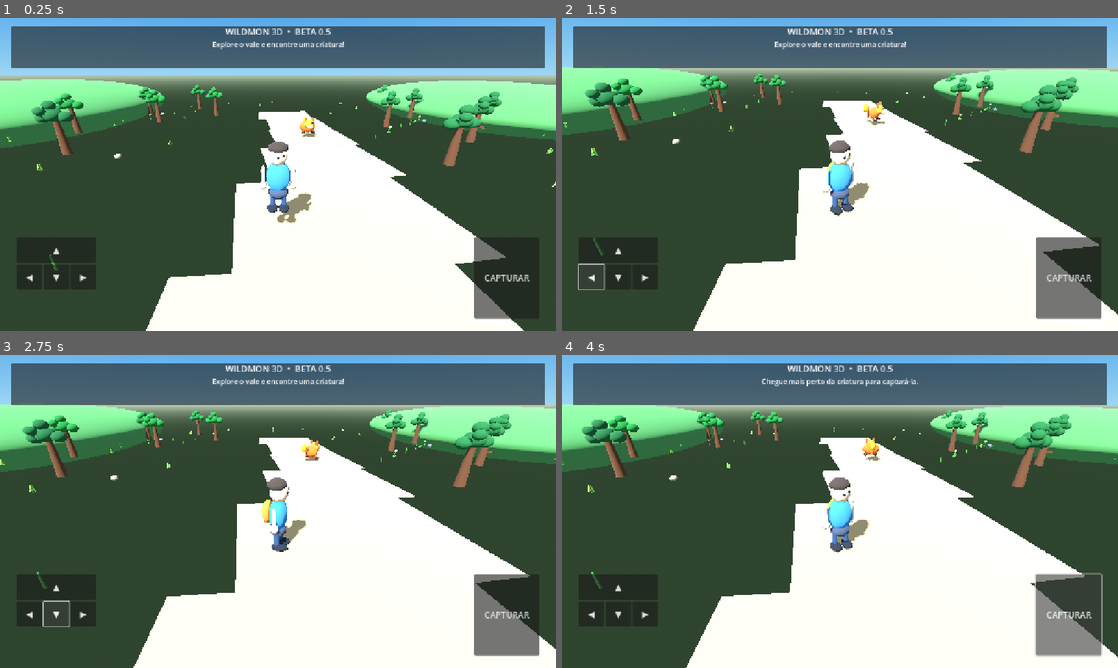
Above: before the commit, frames 1-4 (two rows, left to right).
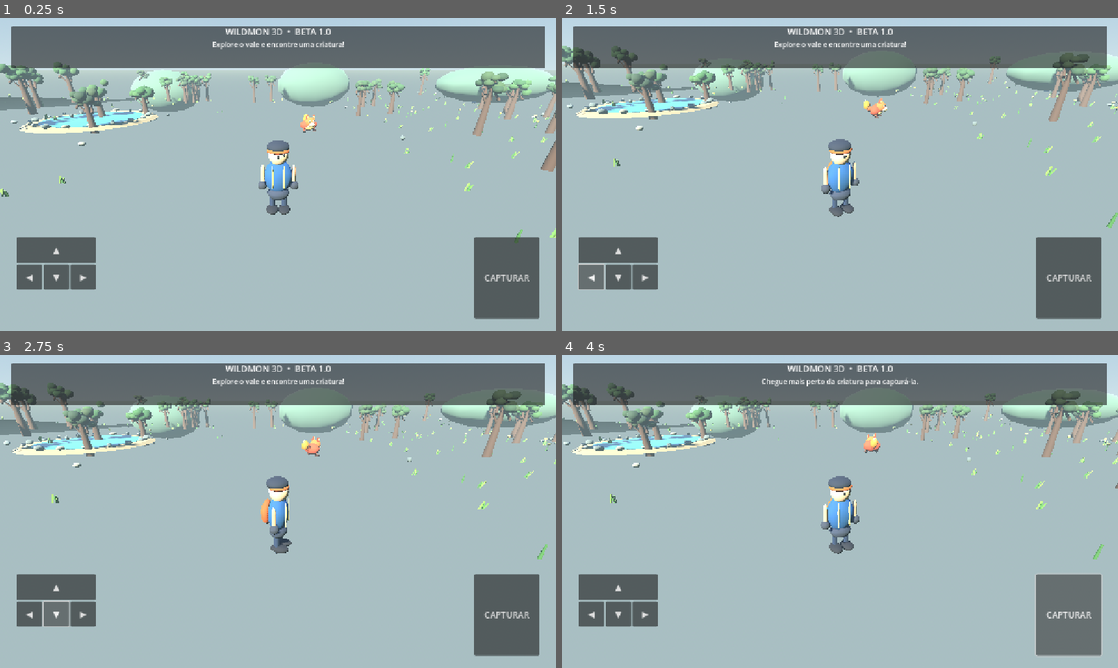
Above: after the commit, the same moments.

Repository: ealvim07-gif/wildmon-3d
Game: Godot game, scene res://scenes/main.tscn
Two runs of this game, one before a commit and one after it. Both use one fixed random seed, a clock stepped at 60 frames per second and the inputs below.
Inputs:
- Up to frame 1 (0.25 s): no input
- Up to frame 2 (1.5 s): click "▲" at 0.5 s; click "◀" at 1.25 s
- Up to frame 3 (2.75 s): click "▼" at 2 s
- Up to frame 4 (4 s): click "▶" at 2.75 s; click "CAPTURAR" at 3.5 s

The runs differ from the first frame. In frame 1, 98% of the frame differs, in the area x 0-100%, y 0-100%; in frame 2, 97%; in frame 3, 97%; in frame 4, 97%.

Commit message:
Create Wildmon 3D Beta 1.0 world and character overhaul

Diff:
--- a/scripts/game.gd
+++ b/scripts/game.gd
@@ -89,104 +89,157 @@
 	var world_env := WorldEnvironment.new()
 	var env := Environment.new()
 	env.background_mode = Environment.BG_SKY
-	env.background_energy_multiplier = 1.0
 	var sky := Sky.new()
 	var sky_mat := ProceduralSkyMaterial.new()
-	sky_mat.sky_top_color = Color(0.12, 0.38, 0.78)
-	sky_mat.sky_horizon_color = Color(0.48, 0.72, 0.91)
-	sky_mat.ground_bottom_color = Color(0.16, 0.22, 0.16)
-	sky_mat.ground_horizon_color = Color(0.62, 0.70, 0.59)
-	sky_mat.sun_angle_max = 18.0
-	sky_mat.sun_curve = 0.12
+	sky_mat.sky_top_color = Color(0.10, 0.30, 0.62)
+	sky_mat.sky_horizon_color = Color(0.68, 0.79, 0.84)
+	sky_mat.ground_bottom_color = Color(0.17, 0.23, 0.17)
+	sky_mat.ground_horizon_color = Color(0.54, 0.62, 0.48)
+	sky_mat.sun_angle_max = 24.0
+	sky_mat.sun_curve = 0.18
 	sky.sky_material = sky_mat
 	env.sky = sky
-	env.ambient_light_sky_contribution = 0.0
 	env.ambient_light_source = Environment.AMBIENT_SOURCE_SKY
-	env.ambient_light_color = Color(0.72, 0.82, 0.91)
-	env.ambient_light_energy = 0.85
+	env.ambient_light_color = Color(0.78, 0.84, 0.91)
+	env.ambient_light_energy = 0.72
 	env.tonemap_mode = Environment.TONE_MAPPER_FILMIC
+	env.tonemap_exposure = 1.08
+	env.fog_enabled = true
+	env.fog_light_color = Color(0.65, 0.75, 0.78)
+	env.fog_density = 0.006
+	env.fog_sky_affect = 0.55
 	world_env.environment = env
 	add_child(world_env)
 
 	var sun := DirectionalLight3D.new()
-	sun.rotation_degrees = Vector3(-48, -28, 0)
-	sun.light_energy = 1.35
+	sun.rotation_degrees = Vector3(-42, -32, 0)
+	sun.light_energy = 1.45
+	sun.light_color = Color(1.0, 0.91, 0.78)
 	sun.shadow_enabled = true
-	sun.directional_shadow_max_distance = 55.0
+	sun.directional_shadow_max_distance = 65.0
+	sun.directional_shadow_mode = DirectionalLight3D.SHADOW_PARALLEL_4_SPLITS
 	add_child(sun)
 
 	_build_terrain()
 	var ground_body := StaticBody3D.new()
-	ground_body.position.y = -0.32
+	ground_body.position.y = -0.42
 	add_child(ground_body)
 	var ground_shape := CollisionShape3D.new()
 	var ground_box := BoxShape3D.new()
-	ground_box.size = Vector3(76, 0.5, 76)
+	ground_box.size = Vector3(78, 0.6, 78)
 	ground_shape.shape = ground_box
 	ground_body.add_child(ground_shape)
 
-	# A winding sandy trail, made from several low, overlapping sections.
-	for i in range(7):
-		var trail := MeshInstance3D.new()
-		var trail_mesh := BoxMesh.new()
-		trail_mesh.size = Vector3(7.0 + sin(float(i)) * 1.0, 0.035, 6.2)
-		trail.mesh = trail_mesh
-		trail.position = Vector3(sin(float(i) * 0.48) * 2.8, -0.075, 15.0 - float(i) * 6.0)
-		trail.rotation.y = sin(float(i) * 0.48) * 0.18
-		trail.material_override = _mat(Color(0.66, 0.56, 0.39))
-		add_child(trail)
-
-	# Soft rolling hills frame the playable clearing.
-	for hill_data in [
-		[Vector3(-29, 1.1, -20), Vector3(12, 3.2, 18)],
-		[Vector3(29, 1.0, -26), Vector3(14, 3.0, 20)],
-		[Vector3(-28, 0.8, 24), Vector3(15, 2.7, 17)],
-		[Vector3(28, 0.9, 22), Vector3(16, 3.0, 18)]
-	]:
-		var hill := MeshInstance3D.new()
-		var hill_mesh := SphereMesh.new()
-		hill_mesh.radius = 1.0
-		hill_mesh.height = 2.0
-		hill.mesh = hill_mesh
-		hill.position = hill_data[0]
-		hill.scale = hill_data[1]
-		hill.material_override = _mat(Color(0.25, 0.43, 0.24))
-		add_child(hill)
-
-	for i in range(38):
-		var px := float((i * 17) % 62) - 31.0
-		var pz := float((i * 29) % 66) - 33.0
-		if abs(px) < 8.0 and pz < 10.0 and pz > -32.0:
+	_build_trail()
+	_build_distant_ridges()
+	_build_waterhole()
+
+	var rng := RandomNumberGenerator.new()
+	rng.seed = 81027
+	for i in range(68):
+		var px := rng.randf_range(-34.0, 34.0)
+		var pz := rng.randf_range(-35.0, 35.0)
+		if absf(px) < 9.0 and pz < 11.0 and pz > -31.0:
 			continue
-		_add_tree(Vector3(px, 0, pz))
-	for i in range(55):
-		var px := float((i * 13) % 64) - 32.0
-		var pz := float((i * 19) % 64) - 32.0
-		if abs(px) < 6.0 and pz < 10.0 and pz > -28.0:
+		_add_tree(Vector3(px, _terrain_height(px, pz), pz), i)
+	for i in range(130):
+		var px := rng.randf_range(-36.0, 36.0)
+		var pz := rng.randf_range(-36.0, 36.0)
+		if absf(px) < 7.0 and pz < 12.0 and pz > -31.0:
 			continue
-		_add_plant(Vector3(px, 0, pz), i)
-
-	# Extra rocks and grass tufts add detail without external assets.
-	for i in range(28):
-		var rx := float((i * 23) % 66) - 33.0
-		var rz := float((i * 31) % 68) - 34.0
-		if abs(rx) < 9.0 and rz < 12.0 and rz > -30.0:
+		_add_plant(Vector3(px, _terrain_height(px, pz), pz), i)
+	for i in range(54):
+		var px := rng.randf_range(-35.0, 35.0)
+		var pz := rng.randf_range(-35.0, 35.0)
+		if absf(px) < 9.0 and pz < 12.0 and pz > -30.0:
 			continue
-		_add_rock(Vector3(rx, 0, rz), i)
-
-	for i in range(85):
-		var gx := float((i * 11) % 70) - 35.0
-		var gz := float((i * 17) % 70) - 35.0
-		if abs(gx) < 7.0 and gz < 12.0 and gz > -30.0:
+		_add_rock(Vector3(px, _terrain_height(px, pz), pz), i)
+	for i in range(260):
+		var px := rng.randf_range(-37.0, 37.0)
+		var pz := rng.randf_range(-37.0, 37.0)
+		if absf(px) < 8.0 and pz < 12.0 and pz > -31.0:
 			continue
-		_add_grass_tuft(Vector3(gx, 0, gz), i)
-
-
-func _build_terrain() -> void:
-	# Malha de terreno com ondulações suaves e uma clareira central jogável.
+		_add_grass_tuft(Vector3(px, _terrain_height(px, pz), pz), i)
+
+func _build_trail() -> void:
+	var points := [
+		Vector3(0.0, 0.0, 18.0), Vector3(-1.2, 0.0, 12.0),
+		Vector3(1.0, 0.0, 6.0), Vector3(0.2, 0.0, 0.0),
+		Vector3(-2.0, 0.0, -7.0), Vector3(-0.8, 0.0, -14.0),
+		Vector3(2.0, 0.0, -22.0), Vector3(1.0, 0.0, -31.0)
+	]
 	var surface := SurfaceTool.new()
 	surface.begin(Mesh.PRIMITIVE_TRIANGLES)
-	var divisions := 64
+	for i in range(points.size() - 1):
+		var a: Vector3 = points[i]
+		var b: Vector3 = points[i + 1]
+		var side := Vector3(b.z - a.z, 0.0, a.x - b.x).normalized() * 2.5
+		var a_left := a - side
+		var a_right := a + side
+		var b_left := b - side
+		var b_right := b + side
+		a_left.y = _terrain_height(a_left.x, a_left.z) + 0.035
+		a_right.y = _terrain_height(a_right.x, a_right.z) + 0.035
+		b_left.y = _terrain_height(b_left.x, b_left.z) + 0.035
+		b_right.y = _terrain_height(b_right.x, b_right.z) + 0.035
+		surface.add_vertex(a_left)
+		surface.add_vertex(b_left)
+		surface.add_vertex(a_right)
+		surface.add_vertex(a_right)
+		surface.add_vertex(b_left)
+		surface.add_vertex(b_right)
+	surface.generate_normals()
+	var trail := MeshInstance3D.new()
+	trail.mesh = surface.commit()
+	trail.material_override = _mat(Color(0.48, 0.38, 0.25))
+	add_child(trail)
+
+func _build_distant_ridges() -> void:
+	for i in range(9):
+		var ridge := MeshInstance3D.new()
+		var mesh := SphereMesh.new()
+		mesh.radial_segments = 12
+		mesh.rings = 6
+		ridge.mesh = mesh
+		var angle := TAU * float(i) / 9.0
+		ridge.position = Vector3(cos(angle) * 39.0, 1.5 + float(i % 3) * 0.8, sin(angle) * 39.0)
+		ridge.scale = Vector3(12.0 + float(i % 3) * 2.0, 5.0 + float(i % 4), 8.0)
+		ridge.material_override = _mat(Color(0.24, 0.36, 0.29))
+		add_child(ridge)
+
+func _build_waterhole() -> void:
+	var shore := MeshInstance3D.new()
+	var shore_mesh := CylinderMesh.new()
+	shore_mesh.top_radius = 4.8
+	shore_mesh.bottom_radius = 5.2
+	shore_mesh.height = 0.18
+	shore.mesh = shore_mesh
+	shore.position = Vector3(-17.0, _terrain_height(-17.0, -12.0) + 0.05, -12.0)
+	shore.material_override = _mat(Color(0.52, 0.43, 0.29))
+	add_child(shore)
+	var water := MeshInstance3D.new()
+	var water_mesh := CylinderMesh.new()
+	water_mesh.top_radius = 4.0
+	water_mesh.bottom_radius = 4.0
+	water_mesh.height = 0.035
+	water.mesh = water_mesh
+	water.position = shore.position + Vector3(0.0, 0.10, 0.0)
+	var water_mat := StandardMaterial3D.new()
+	water_mat.albedo_color = Color(0.12, 0.39, 0.49, 0.88)
+	water_mat.roughness = 0.18
+	water_mat.metallic = 0.12
+	water_mat.transparency = BaseMaterial3D.TRANSPARENCY_ALPHA
+	water_mat.shading_mode = BaseMaterial3D.SHADING_MODE_PER_PIXEL
+	water.material_override = water_mat
+	add_child(water)
+	for i in range(18):
+		var angle := TAU * float(i) / 18.0
+		_add_rock(Vector3(-17.0 + cos(angle) * 4.45, shore.position.y + 0.08, -12.0 + sin(angle) * 4.45), i + 90)
+
+func _build_terrain() -> void:
+	var surface := SurfaceTool.new()
+	surface.begin(Mesh.PRIMITIVE_TRIANGLES)
+	var divisions := 112
 	var world_size := 76.0
 	for z in range(divisions):
 		for x in range(divisions):
@@ -207,15 +260,55 @@
 	surface.generate_normals()
 	var terrain := MeshInstance3D.new()
 	terrain.mesh = surface.commit()
-	terrain.material_override = _mat(Color(0.29, 0.46, 0.24))
+	terrain.material_override = _terrain_material()
 	add_child(terrain)
 
+func _terrain_material() -> ShaderMaterial:
+	var shader := Shader.new()
+	shader.code = """
+shader_type spatial;
+render_mode diffuse_burley, specular_schlick_ggx;
+varying vec3 world_position;
+float hash(vec2 p) {
+	return fract(sin(dot(p, vec2(127.1, 311.7))) * 43758.5453);
+}
+float noise(vec2 p) {
+	vec2 i = floor(p);
+	vec2 f = fract(p);
+	f = f * f * (3.0 - 2.0 * f);
+	return mix(mix(hash(i), hash(i + vec2(1.0, 0.0)), f.x),
+		mix(hash(i + vec2(0.0, 1.0)), hash(i + vec2(1.0, 1.0)), f.x), f.y);
+}
+void vertex() {
+	world_position = (MODEL_MATRIX * vec4(VERTEX, 1.0)).xyz;
+}
+void fragment() {
+	float broad = noise(world_position.xz * 0.16);
+	float fine = noise(world_position.xz * 1.9);
+	float detail = noise(world_position.xz * 7.0);
+	float slope = 1.0 - clamp(dot(normalize(NORMAL), vec3(0.0, 1.0, 0.0)), 0.0, 1.0);
+	vec3 grass_a = vec3(0.17, 0.30, 0.13);
+	vec3 grass_b = vec3(0.30, 0.42, 0.19);
+	vec3 dry = vec3(0.43, 0.37, 0.23);
+	vec3 stone = vec3(0.34, 0.34, 0.29);
+	vec3 ground = mix(grass_a, grass_b, broad * 0.72 + fine * 0.28);
+	ground = mix(ground, dry, smoothstep(0.56, 0.78, broad) * 0.38);
+	ground = mix(ground, stone, smoothstep(0.34, 0.72, slope) * 0.48);
+	ALBEDO = ground * (0.91 + detail * 0.16);
+	ROUGHNESS = 0.96;
+}
+"""
+	var material := ShaderMaterial.new()
+	material.shader = shader
+	return material
+
 func _terrain_height(x: float, z: float) -> float:
-	var edge_factor := clampf((maxf(absf(x), absf(z)) - 13.0) / 23.0, 0.0, 1.0)
-	var rolling := sin(x * 0.19 + z * 0.08) * 0.62 + cos(z * 0.17 - x * 0.06) * 0.48
-	var ridge_a := exp(-pow((x + 25.0) / 9.0, 2.0) - pow((z + 7.0) / 24.0, 2.0)) * 2.0
-	var ridge_b := exp(-pow((x - 27.0) / 10.0, 2.0) - pow((z - 8.0) / 22.0, 2.0)) * 1.7
-	return maxf(-0.08, (rolling + ridge_a + ridge_b) * edge_factor)
+	var edge_factor := clampf((maxf(absf(x), absf(z)) - 8.0) / 28.0, 0.0, 1.0)
+	var rolling := sin(x * 0.15 + z * 0.075) * 0.82 + cos(z * 0.13 - x * 0.055) * 0.62
+	var detail := sin(x * 0.39 + z * 0.21) * 0.12 + cos(z * 0.31 - x * 0.17) * 0.10
+	var ridge_a := exp(-pow((x + 25.0) / 9.0, 2.0) - pow((z + 7.0) / 24.0, 2.0)) * 2.6
+	var ridge_b := exp(-pow((x - 27.0) / 10.0, 2.0) - pow((z - 8.0) / 22.0, 2.0)) * 2.2
+	return maxf(-0.12, (rolling + detail + ridge_a + ridge_b) * edge_factor)
 
 func _add_rock(pos: Vector3, seed: int) -> void:
 	var rock := MeshInstance3D.new()
@@ -241,43 +334,63 @@
 		grass.material_override = _mat([Color(0.22, 0.42, 0.16), Color(0.32, 0.50, 0.19), Color(0.42, 0.53, 0.22)][(seed + blade) % 3])
 		add_child(grass)
 
-func _add_tree(pos: Vector3) -> void:
+func _add_tree(pos: Vector3, seed: int) -> void:
+	var rng := RandomNumberGenerator.new()
+	rng.seed = seed * 193 + 701
+	var height := rng.randf_range(3.6, 5.4)
+	var width := rng.randf_range(0.82, 1.18)
 	var trunk := MeshInstance3D.new()
 	var trunk_mesh := CylinderMesh.new()
-	trunk_mesh.top_radius = 0.16
-	trunk_mesh.bottom_radius = 0.28
-	trunk_mesh.height = 2.2
+	trunk_mesh.top_radius = 0.12 * width
+	trunk_mesh.bottom_radius = 0.27 * width
+	trunk_mesh.height = height * 0.72
 	trunk.mesh = trunk_mesh
-	trunk.position = pos + Vector3(0, 1.1, 0)
-	trunk.material_override = _mat(Color(0.30, 0.19, 0.11))
+	trunk.position = pos + Vector3(0, height * 0.36, 0)
+	trunk.material_override = _mat(Color(0.25, 0.15, 0.085))
 	add_child(trunk)
+
 	var body := StaticBody3D.new()
-	body.position = pos + Vector3(0, 1.0, 0)
+	body.position = pos + Vector3(0, height * 0.32, 0)
 	add_child(body)
 	var collision := CollisionShape3D.new()
 	var shape := CylinderShape3D.new()
-	shape.radius = 0.32
-	shape.height = 2.0
+	shape.radius = 0.34 * width
+	shape.height = height * 0.66
 	collision.shape = shape
 	body.add_child(collision)
 
-	var green_tone := 0.30 + float(abs(int(pos.x * 13.0 + pos.z * 7.0)) % 5) * 0.018
-	for crown_data in [
-		[Vector3(0, 2.55, 0), 1.05],
-		[Vector3(-0.62, 2.38, 0.12), 0.78],
-		[Vector3(0.62, 2.42, -0.12), 0.82],
-		[Vector3(0.02, 3.12, 0.10), 0.72],
-		[Vector3(-0.28, 2.82, 0.55), 0.62]
-	]:
+	for branch_index in range(3):
+		var branch := MeshInstance3D.new()
+		var branch_mesh := CylinderMesh.new()
+		branch_mesh.top_radius = 0.045
+		branch_mesh.bottom_radius = 0.10
+		branch_mesh.height = 1.15
+		branch.mesh = branch_mesh
+		var side := -1.0 if branch_index % 2 == 0 else 1.0
+		branch.position = pos + Vector3(side * (0.28 + branch_index * 0.08), height * (0.49 + branch_index * 0.08), 0.0)
+		branch.rotation_degrees = Vector3(0, float(branch_index) * 120.0, side * -38.0)
+		branch.material_override = trunk.material_override
+		add_child(branch)
+
+	var green := 0.18 + rng.randf_range(0.0, 0.10)
+	var crown_colors := [
+		Color(0.10, green, 0.105),
+		Color(0.13, green + 0.045, 0.12),
+		Color(0.17, green + 0.055, 0.13)
+	]
+	for crown_index in range(11):
 		var crown := MeshInstance3D.new()
 		var crown_mesh := SphereMesh.new()
-		crown_mesh.radial_segments = 9
-		crown_mesh.rings = 6
+		crown_mesh.radial_segments = 12
+		crown_mesh.rings = 8
 		crown.mesh = crown_mesh
-		crown.position = pos + crown_data[0]
-		var crown_size: float = crown_data[1]
-		crown.scale = Vector3(crown_size, crown_size * 0.82, crown_size)
-		crown.material_override = _mat(Color(0.12, green_tone, 0.16))
+		var angle := TAU * float(crown_index) / 11.0
+		var radius := rng.randf_range(0.25, 0.82) * width
+		var crown_y := height * 0.65 + rng.randf_range(-0.15, 0.75)
+		crown.position = pos + Vector3(cos(angle) * radius, crown_y, sin(angle) * radius)
+		var crown_size := rng.randf_range(0.48, 0.78) * width
+		crown.scale = Vector3(crown_size * 1.05, crown_size * rng.randf_range(0.72, 1.0), crown_size)
+		crown.material_override = _mat(crown_colors[rng.randi_range(0, 2)])
 		add_child(crown)
 
 func _add_plant(pos: Vector3, seed: int) -> void:
@@ -313,52 +426,56 @@
 	body.position.y = 0.88
 	player.add_child(body)
 
-	# Stylized explorer silhouette with layered clothing and a small field backpack.
-	_add_sphere_part(player, Vector3(0, 1.18, 0), Vector3(0.43, 0.54, 0.30), Color(0.20, 0.43, 0.62))
-	_add_sphere_part(player, Vector3(0, 1.92, 0.015), Vector3(0.31, 0.34, 0.30), Color(0.88, 0.66, 0.49))
-	_add_sphere_part(player, Vector3(0, 2.12, -0.035), Vector3(0.33, 0.20, 0.32), Color(0.22, 0.18, 0.15))
-	_add_sphere_part(player, Vector3(0, 0.63, 0), Vector3(0.34, 0.22, 0.27), Color(0.22, 0.25, 0.31))
-	_add_sphere_part(player, Vector3(0, 1.22, -0.34), Vector3(0.30, 0.40, 0.18), Color(0.78, 0.42, 0.16))
+	_add_sphere_part(player, Vector3(0, 1.20, 0), Vector3(0.43, 0.55, 0.31), Color(0.12, 0.31, 0.48))
+	_add_sphere_part(player, Vector3(0, 1.92, 0.015), Vector3(0.30, 0.34, 0.29), Color(0.88, 0.67, 0.52))
+	_add_sphere_part(player, Vector3(0, 2.13, -0.025), Vector3(0.34, 0.18, 0.32), Color(0.12, 0.15, 0.19))
+	_add_sphere_part(player, Vector3(0, 2.04, 0.015), Vector3(0.34, 0.10, 0.31), Color(0.86, 0.33, 0.12))
+	_add_sphere_part(player, Vector3(0, 0.63, 0), Vector3(0.34, 0.22, 0.27), Color(0.17, 0.20, 0.25))
+	_add_sphere_part(player, Vector3(0, 1.22, -0.34), Vector3(0.29, 0.39, 0.18), Color(0.72, 0.31, 0.12))
+	_add_sphere_part(player, Vector3(-0.17, 1.26, 0.27), Vector3(0.035, 0.40, 0.035), Color(0.91, 0.75, 0.42))
+	_add_sphere_part(player, Vector3(0.17, 1.26, 0.27), Vector3(0.035, 0.40, 0.035), Color(0.91, 0.75, 0.42))
 	for side in [-1.0, 1.0]:
-		_add_capsule_part(player, Vector3(side * 0.48, 1.18, 0), Vector3(0.13, 0.40, 0.13), Color(0.88, 0.66, 0.49))
-		_add_sphere_part(player, Vector3(side * 0.49, 0.91, 0.02), Vector3(0.14, 0.14, 0.14), Color(0.88, 0.66, 0.49))
-		_add_capsule_part(player, Vector3(side * 0.19, 0.32, 0), Vector3(0.16, 0.42, 0.17), Color(0.16, 0.24, 0.34))
-		_add_sphere_part(player, Vector3(side * 0.19, 0.10, 0.10), Vector3(0.19, 0.11, 0.29), Color(0.12, 0.13, 0.15))
-	_add_sphere_part(player, Vector3(0, 1.91, 0.29), Vector3(0.045, 0.045, 0.035), Color(0.12, 0.12, 0.13))
-	_add_sphere_part(player, Vector3(0.17, 1.97, 0.27), Vector3(0.035, 0.045, 0.025), Color(0.10, 0.10, 0.11))
+		_add_capsule_part(player, Vector3(side * 0.47, 1.18, 0), Vector3(0.13, 0.40, 0.13), Color(0.82, 0.57, 0.42))
+		_add_sphere_part(player, Vector3(side * 0.49, 0.91, 0.02), Vector3(0.14, 0.14, 0.14), Color(0.18, 0.20, 0.23))
+		_add_capsule_part(player, Vector3(side * 0.19, 0.32, 0), Vector3(0.16, 0.42, 0.17), Color(0.12, 0.18, 0.27))
+		_add_sphere_part(player, Vector3(side * 0.19, 0.10, 0.10), Vector3(0.19, 0.11, 0.29), Color(0.09, 0.10, 0.12))
+	_add_sphere_part(player, Vector3(0, 1.91, 0.285), Vector3(0.045, 0.045, 0.035), Color(0.10, 0.09, 0.08))
+	_add_sphere_part(player, Vector3(0.17, 1.97, 0.27), Vector3(0.035, 0.045, 0.025), Color(0.10, 0.09, 0.08))
 
 	camera = Camera3D.new()
 	camera.current = true
-	camera.fov = 68
+	camera.fov = 66
 	add_child(camera)
 	camera.global_position = Vector3(0, 4.2, 11.5)
 	camera.look_at(Vector3(0, 1, 0))
-
 
 func _build_creature() -> void:
 	creature = Node3D.new()
 	creature.position = Vector3(2.5, 0.72, -9)
 	add_child(creature)
-	# Brasafofo: a small fox-like fire creature with a curled flame tail.
-	_add_sphere_part(creature, Vector3(0, 0.02, 0), Vector3(0.72, 0.48, 0.43), Color(0.91, 0.35, 0.12))
-	_add_sphere_part(creature, Vector3(0, 0.32, 0.37), Vector3(0.43, 0.40, 0.39), Color(0.98, 0.48, 0.16))
-	_add_sphere_part(creature, Vector3(0, 0.12, 0.66), Vector3(0.27, 0.20, 0.16), Color(1.0, 0.83, 0.55))
+	# Brasafofo: raposa elemental original, com focinho, marcas e cauda flamejante.
+	_add_sphere_part(creature, Vector3(0, 0.02, 0), Vector3(0.70, 0.45, 0.43), Color(0.78, 0.22, 0.075))
+	_add_sphere_part(creature, Vector3(0, 0.31, 0.37), Vector3(0.41, 0.39, 0.38), Color(0.94, 0.36, 0.09))
+	_add_sphere_part(creature, Vector3(0, 0.13, 0.69), Vector3(0.24, 0.17, 0.19), Color(1.0, 0.78, 0.47))
+	_add_sphere_part(creature, Vector3(0, -0.12, 0.18), Vector3(0.43, 0.25, 0.31), Color(1.0, 0.70, 0.34))
 	for side in [-1.0, 1.0]:
 		var ear := MeshInstance3D.new()
 		var ear_mesh := PrismMesh.new()
-		ear_mesh.size = Vector3(0.25, 0.42, 0.18)
+		ear_mesh.size = Vector3(0.25, 0.48, 0.18)
 		ear.mesh = ear_mesh
-		ear.position = Vector3(side * 0.27, 0.68, 0.34)
+		ear.position = Vector3(side * 0.25, 0.66, 0.34)
 		ear.rotation.z = side * -0.18
-		ear.material_override = _mat(Color(0.86, 0.27, 0.10))
+		ear.material_override = _mat(Color(0.77, 0.20, 0.055))
 		creature.add_child(ear)
-		_add_sphere_part(creature, Vector3(side * 0.19, 0.39, 0.69), Vector3(0.055, 0.075, 0.035), Color(0.08, 0.07, 0.07))
-		_add_capsule_part(creature, Vector3(side * 0.43, -0.31, 0.12), Vector3(0.14, 0.28, 0.14), Color(0.83, 0.29, 0.10))
-		_add_sphere_part(creature, Vector3(side * 0.43, -0.47, 0.19), Vector3(0.17, 0.10, 0.21), Color(0.26, 0.16, 0.12))
-	_add_capsule_part(creature, Vector3(0, 0.05, -0.55), Vector3(0.16, 0.48, 0.16), Color(0.91, 0.35, 0.12))
-	_add_sphere_part(creature, Vector3(0, 0.40, -0.76), Vector3(0.25, 0.32, 0.22), Color(1.0, 0.65, 0.12))
-	_add_sphere_part(creature, Vector3(0, 0.48, -0.82), Vector3(0.15, 0.22, 0.14), Color(1.0, 0.88, 0.30))
-
+		_add_sphere_part(creature, Vector3(side * 0.25, 0.67, 0.405), Vector3(0.075, 0.20, 0.035), Color(1.0, 0.62, 0.32))
+		_add_sphere_part(creature, Vector3(side * 0.18, 0.40, 0.70), Vector3(0.075, 0.095, 0.045), Color(0.98, 0.91, 0.68))
+		_add_sphere_part(creature, Vector3(side * 0.18, 0.40, 0.735), Vector3(0.035, 0.055, 0.025), Color(0.08, 0.06, 0.05))
+		_add_capsule_part(creature, Vector3(side * 0.43, -0.29, 0.12), Vector3(0.13, 0.27, 0.13), Color(0.78, 0.22, 0.075))
+		_add_sphere_part(creature, Vector3(side * 0.43, -0.46, 0.19), Vector3(0.16, 0.09, 0.19), Color(0.25, 0.12, 0.08))
+	_add_sphere_part(creature, Vector3(0, 0.10, -0.52), Vector3(0.19, 0.22, 0.20), Color(0.86, 0.25, 0.06))
+	_add_sphere_part(creature, Vector3(0, 0.34, -0.76), Vector3(0.29, 0.36, 0.25), Color(1.0, 0.46, 0.045))
+	_add_sphere_part(creature, Vector3(0, 0.48, -0.84), Vector3(0.18, 0.25, 0.15), Color(1.0, 0.84, 0.22))
+	_add_sphere_part(creature, Vector3(0, 0.63, -0.87), Vector3(0.09, 0.14, 0.08), Color(1.0, 0.97, 0.63))
 
 func _build_ui() -> void:
 	var layer := CanvasLayer.new()
@@ -372,7 +489,7 @@
 	var vbox := VBoxContainer.new()
 	panel.add_child(vbox)
 	var title := Label.new()
-	title.text = "WILDMON 3D  •  BETA 0.5"
+	title.text = "WILDMON 3D  •  BETA 1.0"
 	title.horizontal_alignment = HORIZONTAL_ALIGNMENT_CENTER
 	title.add_theme_font_size_override("font_size", 20)
 	vbox.add_child(title)
@@ -450,8 +567,8 @@
 	var mesh := SphereMesh.new()
 	mesh.radius = 1.0
 	mesh.height = 2.0
-	mesh.radial_segments = 7
-	mesh.rings = 4
+	mesh.radial_segments = 16
+	mesh.rings = 10
 	part.mesh = mesh
 	part.position = pos
 	part.scale = size
@@ -472,6 +589,8 @@
 func _mat(color: Color) -> StandardMaterial3D:
 	var material := StandardMaterial3D.new()
 	material.albedo_color = color
+	material.roughness = 0.88
+	material.metallic = 0.0
 	return material
 
 func _add_box(parent: Node3D, pos: Vector3, size: Vector3, color: Color, collision: bool) -> void:
